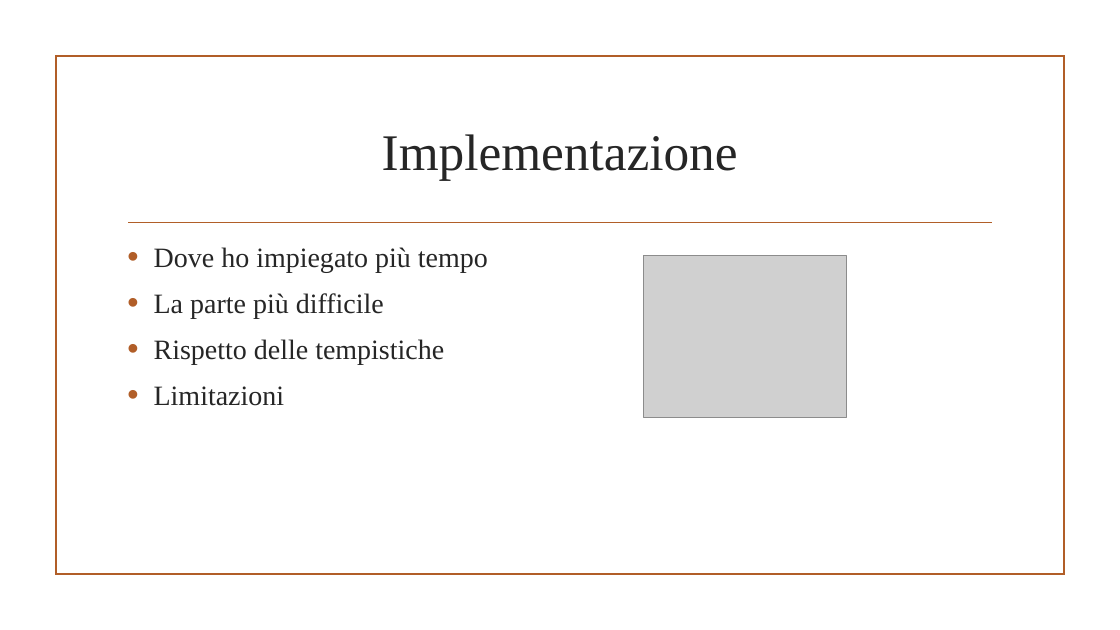
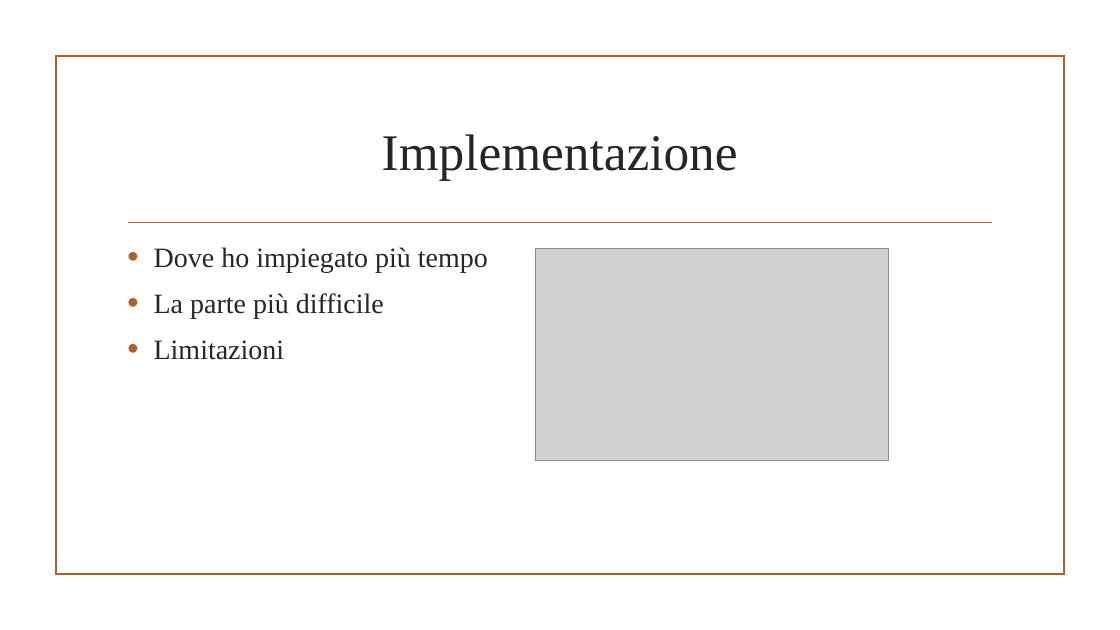
Before and after one commit to JariNaeser/Progetto1, a slide deck: slide 5 of doc/Presentazione progetto.pptx. Drawn at 1120x630 pixels with LibreOffice and Linux fonts; fonts in the diff are those of the drawing; grey boxes stand for pictures; background and template pictures are left out. Boxes give left, top, right and bottom in pixels: in the first picture for what was removed or moved away, otherwise in the second. Text is boxed around its words. In the diff, an @@ line names an element or a change of style, - is before the commit and + after.

```diff
--- a/doc/Presentazione progetto.pptx
+++ b/doc/Presentazione progetto.pptx
@@ picture added at (x1=535, y1=249, x2=889, y2=461) @@
@@ picture removed at (x1=644, y1=255, x2=846, y2=418) @@
@@ text at (x1=154, y1=339, x2=444, y2=365): paragraph removed @@
-• Rispetto delle tempistiche
```
Also in this commit, not shown: 1 other slide changed.
